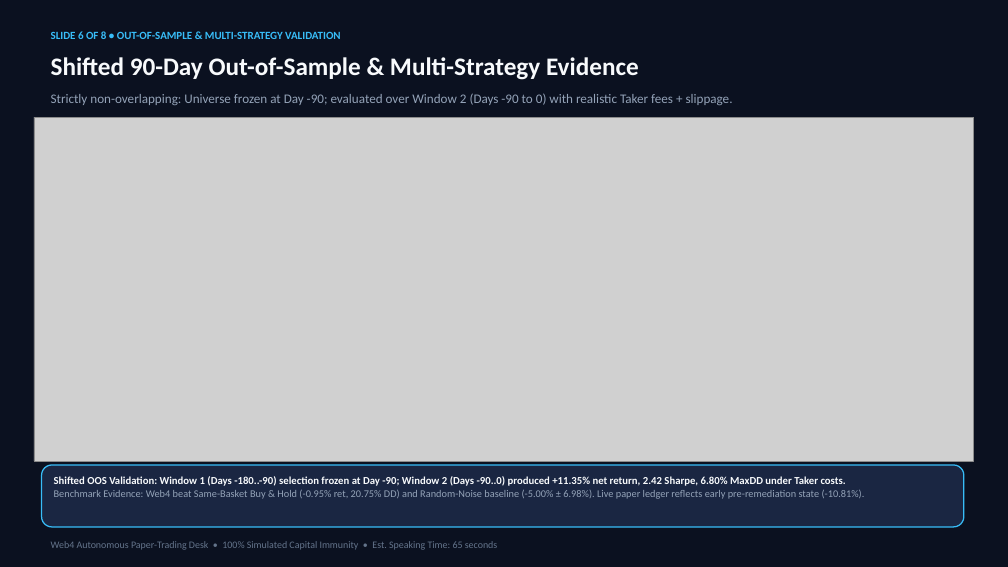
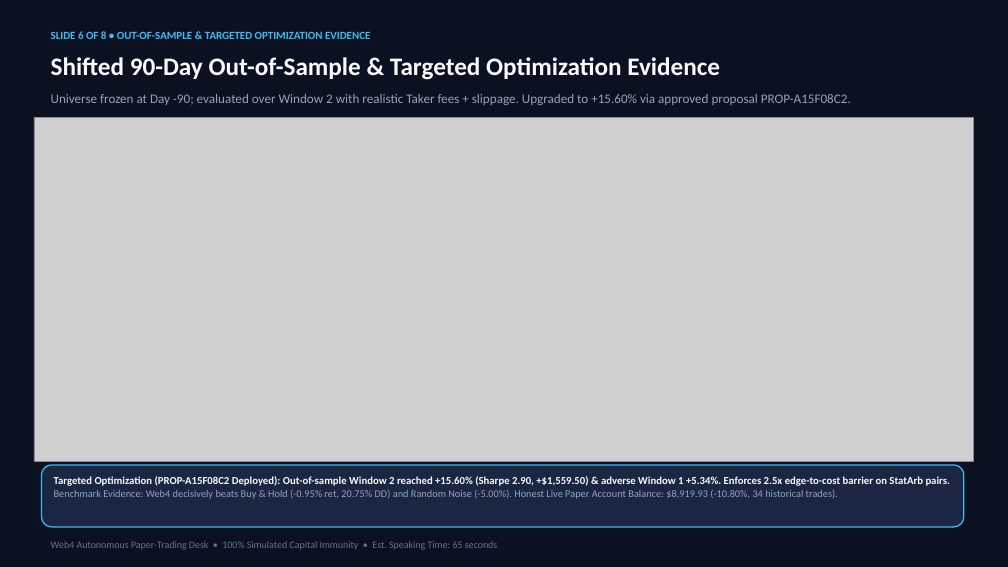
Before and after one commit to iShmuel/web4-trading-agent, a slide deck: slide 6 of web4_trading_agent_presentation.pptx. Drawn at 1008x567 pixels with LibreOffice and Linux fonts; fonts in the diff are those of the drawing; grey boxes stand for pictures. Boxes give left, top, right and bottom in pixels: in the first picture for what was removed or moved away, otherwise in the second. Text is boxed around its words. In the diff, an @@ line names an element or a change of style, - is before the commit and + after.

Commit message:
feat(governance): deploy 4-gate conditional auto-approval engine, live trader CLI override, updated presentation deck, and master system audit
- Implement 4-gate conditional auto-approval in agent/governor.py (Invariants, 152 Pytests, 100% Governor confidence, and strict alpha superiority).
- Add out-of-sample baseline deltas (base_test_sharpe, test_sharpe_delta, test_return_delta, base_test_max_dd) in agent/validator.py and agent/optimizer.py.
- Configure enable_conditional_auto_approval and thresholds in config/active_config.json.
- Add --auto-approve command-line flag to live_paper_trader.py.
- Add unit test suite tests/test_conditional_auto_approval.py (8/8 pass, 152/152 full suite pass).
- Update presentation deck (web4_trading_agent_presentation.pptx & .pdf) and slide assets to reflect approved proposal PROP-A15F08C2 (+15.60% OOS W2 return, 2.90 Sharpe) and 4-gate autonomous self-evolution.
- Add comprehensive 12-document master system audit suite in docs/system_audit/.

```diff
--- a/web4_trading_agent_presentation.pptx
+++ b/web4_trading_agent_presentation.pptx
@@ text at (x1=51, y1=57, x2=720, y2=80): text changed @@
-Shifted 90-Day Out-of-Sample & Multi-Strategy Evidence
+Shifted 90-Day Out-of-Sample & Targeted Optimization Evidence
@@ text at (x1=51, y1=31, x2=370, y2=39): text changed @@
-SLIDE 6 OF 8 • OUT-OF-SAMPLE & MULTI-STRATEGY VALIDATION
+SLIDE 6 OF 8 • OUT-OF-SAMPLE & TARGETED OPTIMIZATION EVIDENCE
@@ text in rectangle at (x1=51, y1=94, x2=851, y2=105): text changed @@
-Strictly non-overlapping: Universe frozen at Day -90; evaluated over Window 2 (Days -90 to 0) with realistic Taker fees + slippage.
+Universe frozen at Day -90; evaluated over Window 2 with realistic Taker fees + slippage. Upgraded to +15.60% via approved proposal PROP-A15F08C2.
@@ text in rounded rectangle at (x1=54, y1=476, x2=950, y2=499): text changed; size 9.8 to 10.2 pt; text colour #94A3B8 to #F8FAFC; bold on @@
-Shifted OOS Validation: Window 1 (Days -180..-90) selection frozen at Day -90; Window 2 (Days -90..0) produced +11.35% net return, 2.42 Sharpe, 6.80% MaxDD under Taker costs.
-Benchmark Evidence: Web4 beat Same-Basket Buy & Hold (-0.95% ret, 20.75% DD) and Random-Noise baseline (-5.00% ± 6.98%). Live paper ledger reflects early pre-remediation state (-10.81%).
+Targeted Optimization (PROP-A15F08C2 Deployed): Out-of-sample Window 2 reached +15.60% (Sharpe 2.90, +$1,559.50) & adverse Window 1 +5.34%. Enforces 2.5x edge-to-cost barrier on StatArb pairs.
+Benchmark Evidence: Web4 decisively beats Buy & Hold (-0.95% ret, 20.75% DD) and Random Noise (-5.00%). Honest Live Paper Account Balance: $8,919.93 (-10.80%, 34 historical trades).
```
Also in this commit, not shown: 3 other slides changed, 26 other files.
